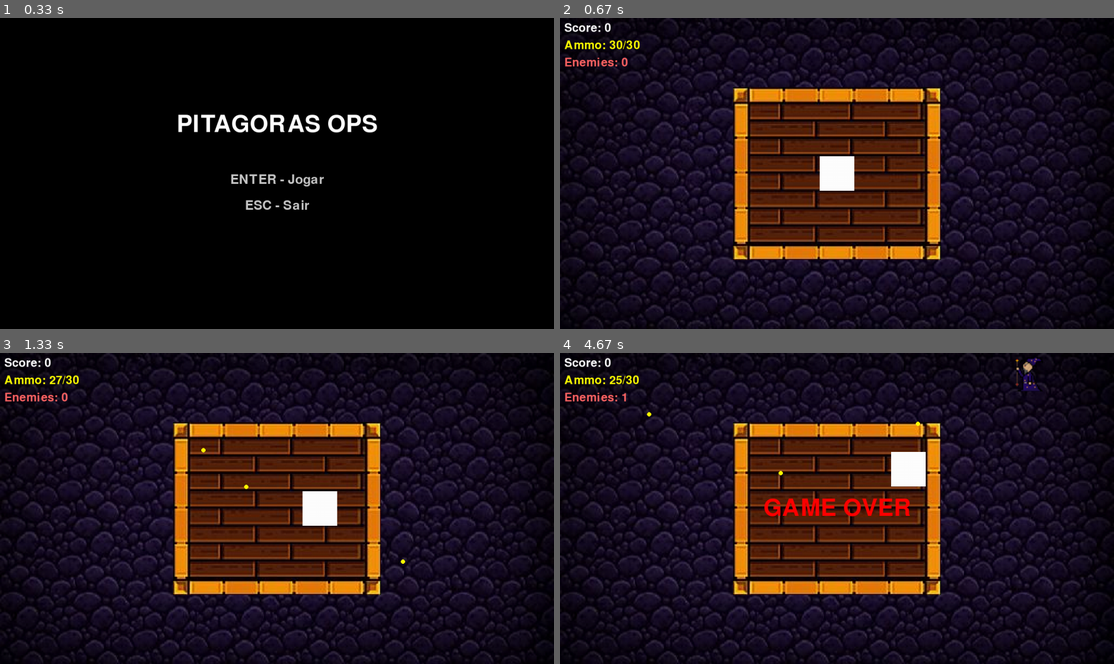
Above: before the commit, frames 1-4 (two rows, left to right).
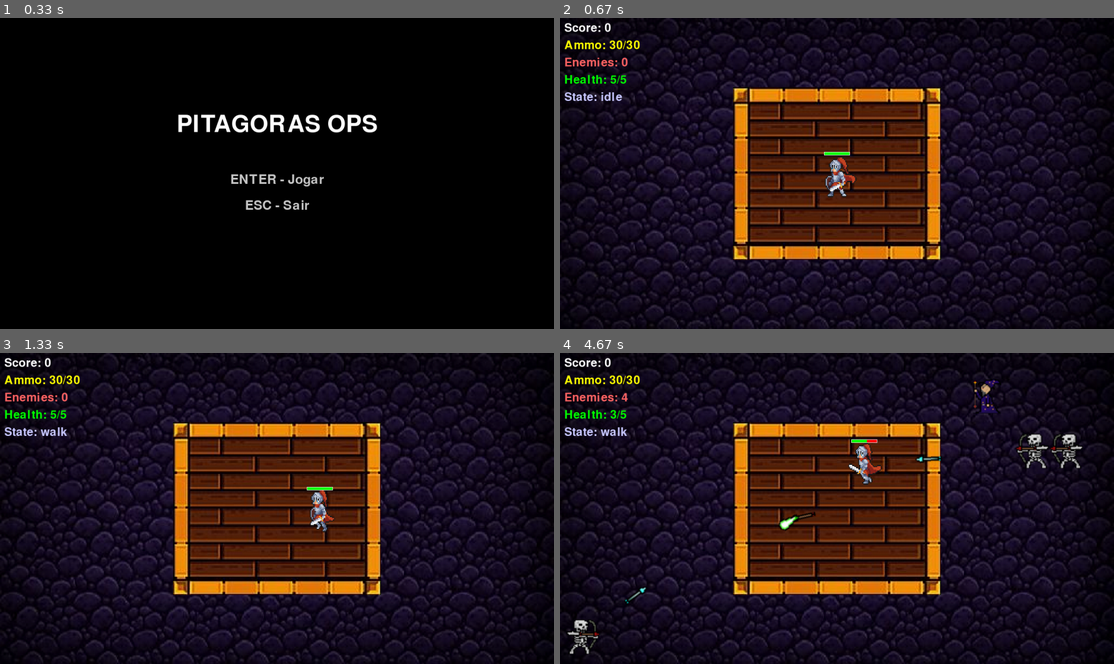
Above: after the commit, the same moments.

Repository: nicolassaez2004/pygamedesoft2026.1
Game: pygame game, started from main.py
Two runs of this game, one before a commit and one after it. Both use one fixed random seed, a clock stepped at 60 frames per second and the inputs below.
Inputs (mouse positions are in pixels of both pictures, inside the frame that each line leads up to):
- Up to frame 1 (0.33 s): no input
- Up to frame 2 (0.67 s): tap Enter at 0.33 s
- Up to frame 3 (1.33 s): press the mouse at (343, 536) at 0.7 s; move the mouse to (238, 464) at 0.8 s; release the mouse at (132, 393) at 0.93 s; hold D from 1 s (still down); click (260, 492) at 1.08 s
- Up to frame 4 (4.67 s): release D at 1.47 s; hold W 1.5-1.8 s; click (659, 449) at 1.58 s; hold D 1.83-2.3 s; click (914, 440) at 1.92 s; hold A 2.33-2.87 s; click (759, 393) at 2.42 s; hold S 2.9-3.2 s; click (842, 623) at 2.98 s; hold A 3.23-3.63 s; click (997, 440) at 3.32 s; hold W 3.67-4.03 s; click (787, 408) at 3.75 s; hold D from 4.07 s (still down); click (787, 536) at 4.15 s

Frame 1 is identical in both runs. In frame 2, 1.2% of the frame differs, in the area x 0-54%, y 18-58%; in frame 3, 1.3%; in frame 4, 3.9%, in the area x 0-95%, y 1-97%.

Commit message:
Adição de sprites para o jogador e funções para criar animação

Diff:
--- a/gameplay.py
+++ b/gameplay.py
@@ -1,6 +1,7 @@
 import pygame
 import enemy
 import projectile
+import player
 
 def inicializa(window_width=1280, window_height=720):
     bg = pygame.image.load('sprite/fundodepedra.jpg')
@@ -27,79 +28,29 @@
 
     return assets
 
-def desenha(window, assets):
-    window.fill((0, 0, 0))
-    window.blit(assets['bg'], (0, 0))
-    window.blit(assets['player'], (640, 360))
-
-def check_plataforma_collision(player_pos, player_radius, plataforma_x, plataforma_y, plataforma_width=480, plataforma_height=400):
-    """Verifica colisão com a plataforma e ajusta a posição do player"""
-    # Cria rect do player
-    player_rect = pygame.Rect(player_pos.x - player_radius, player_pos.y - player_radius, player_radius * 2, player_radius * 2)
-
-    # Define os 4 retângulos dos quadrados dos cantos (35x35 cada)
-    corner_size = 35
-    corner_rects = [
-        pygame.Rect(plataforma_x, plataforma_y, corner_size, corner_size),  # Top-left
-        pygame.Rect(plataforma_x + plataforma_width - corner_size, plataforma_y, corner_size, corner_size),  # Top-right
-        pygame.Rect(plataforma_x, plataforma_y + plataforma_height - corner_size, corner_size, corner_size),  # Bottom-left
-        pygame.Rect(plataforma_x + plataforma_width - corner_size, plataforma_y + plataforma_height - corner_size, corner_size, corner_size)  # Bottom-right
-    ]
-
-    # Verifica colisão com os 4 quadrados dos cantos
-    for corner_rect in corner_rects:
-        if player_rect.colliderect(corner_rect):
-            # Calcula a direção para afastar o player
-            corner_center_x = corner_rect.centerx
-            corner_center_y = corner_rect.centery
-
-            dx = player_pos.x - corner_center_x
-            dy = player_pos.y - corner_center_y
-            distance = (dx**2 + dy**2)**0.5
-
-            if distance > 0:
-                # Normaliza e afasta
-                dx_norm = dx / distance
-                dy_norm = dy / distance
-                player_pos.x = corner_center_x + dx_norm * (corner_size // 2 + player_radius + 5)
-                player_pos.y = corner_center_y + dy_norm * (corner_size // 2 + player_radius + 5)
-            else:
-                # Se estiver exatamente no centro, empurra para a direita
-                player_pos.x = corner_rect.right + player_radius + 5
-
-    # Bordas internas da plataforma (linhas vermelhas - com margem)
-    margin = 35  # Margem interna da plataforma
-    plat_left = plataforma_x + margin
-    plat_right = plataforma_x + plataforma_width - margin
-    plat_top = plataforma_y + margin
-    plat_bottom = plataforma_y + plataforma_height - margin
-
-    # Ajusta a posição do player para não ultrapassar as bordas internas
-    player_pos.x = max(plat_left + player_radius, min(player_pos.x, plat_right - player_radius))
-    player_pos.y = max(plat_top + player_radius, min(player_pos.y, plat_bottom - player_radius))
-
-    return player_pos
-
 def gameplay_loop(window, clock):
     # Carrega os assets
     assets = inicializa(window.get_width(), window.get_height())
 
-    player_pos = pygame.Vector2(
+    # Cria o jogador
+    player_obj = player.Player(
         window.get_width() / 2,
-        window.get_height() / 2
+        window.get_height() / 2,
+        window.get_width(),
+        window.get_height()
     )
-    player_radius = 40
-    player_speed = 300
 
     # Inicializa o gerenciador de inimigos
     enemy_manager = enemy.EnemyManager(window.get_width(), window.get_height())
 
-    # Inicializa o arco do player
-    bow = projectile.Bow(player_pos, max_ammo=30)
+    # Inicializa o arco do player (ataque direito - bola amarela)
+    bow_left = projectile.Bow(player_obj.pos, max_ammo=30)  # Bola amarela
 
     score = 0
-    game_over = False
     dt = 0
+    attack_cooldown_right = 0
+    attack_cooldown_duration = 0.3
+    current_melee_attack = None  # Ataque melee ativo
 
     while True:
         for event in pygame.event.get():
@@ -110,41 +61,47 @@
                 if event.key == pygame.K_ESCAPE:
                     return "leaderboard"
 
-        if not game_over:
-            # Movimento do player
-            keys = pygame.key.get_pressed()
+        # Atualiza o jogador
+        keys = pygame.key.get_pressed()
+        mouse_buttons = pygame.mouse.get_pressed()
+        player_obj.update(dt, keys, mouse_buttons)
 
-            if keys[pygame.K_w]:
-                player_pos.y -= player_speed * dt
-            if keys[pygame.K_s]:
-                player_pos.y += player_speed * dt
-            if keys[pygame.K_a]:
-                player_pos.x -= player_speed * dt
-            if keys[pygame.K_d]:
-                player_pos.x += player_speed * dt
-
-            # Mantém o player dentro da tela
-            player_pos.x = max(player_radius, min(player_pos.x, window.get_width() - player_radius))
-            player_pos.y = max(player_radius, min(player_pos.y, window.get_height() - player_radius))
-
+        if not player_obj.game_over:
             # Aplicar colisão com a plataforma
             plataforma_x = (window.get_width() - 480) // 2
             plataforma_y = (window.get_height() - 400) // 2
-            player_pos = check_plataforma_collision(player_pos, player_radius, plataforma_x, plataforma_y)
+            player_obj.check_plataforma_collision(plataforma_x, plataforma_y)
 
-            # Dispara em direção ao mouse
-            mouse_x, mouse_y = pygame.mouse.get_pos()
-            if pygame.mouse.get_pressed()[0]:  # Clique esquerdo
-                bow.shoot(mouse_x, mouse_y)
+            # Ataque esquerdo (melee - hitbox do ATTACK 1)
+            # Sempre verifica se há um ataque melee ativo
+            attack_melee = player_obj.get_melee_attack()
+            if attack_melee:
+                current_melee_attack = attack_melee
 
-            # Atualiza o arco
-            bow.update(dt, player_pos)
+            # Ataque direito (bola amarela - como o arco)
+            attack_cooldown_right -= dt
+            if mouse_buttons[2] and attack_cooldown_right <= 0:  # Botão direito
+                mouse_x, mouse_y = pygame.mouse.get_pos()
+                bow_left.shoot(mouse_x, mouse_y)
+                attack_cooldown_right = attack_cooldown_duration
 
-            # Atualiza inimigos
-            enemy_manager.update(dt, player_pos)
+            # Atualiza arco
+            bow_left.update(dt, player_obj.pos)
 
-            # Verifica colisão de projéteis com inimigos
-            hit_enemies = bow.check_collisions_with_enemies(enemy_manager.get_all_enemies())
+            # Atualiza inimigos (ISSO ESTAVA FALTANDO!)
+            enemy_manager.update(dt, player_obj.pos)
+
+            # Verifica colisão de ataque melee com inimigos
+            if current_melee_attack:
+                for enemy_obj in enemy_manager.get_all_enemies():
+                    if current_melee_attack.is_colliding_with_enemy(enemy_obj.pos, enemy_obj.radius):
+                        if enemy_obj.take_damage(current_melee_attack.damage):
+                            enemy_manager.remove_enemy(enemy_obj)
+                            score += 100
+                current_melee_attack = None  # Remove o ataque após checar colisão
+
+            # Verifica colisão de projéteis (ataque direito) com inimigos
+            hit_enemies = bow_left.check_collisions_with_enemies(enemy_manager.get_all_enemies())
             for proj, hit_enemy in hit_enemies:
                 if hit_enemy.take_damage(proj.damage):
                     enemy_manager.remove_enemy(hit_enemy)
@@ -153,9 +110,9 @@
             # Aumenta dificuldade conforme score
             enemy_manager.increase_difficulty(score)
 
-            # Verifica colisão com inimigos
-            if enemy_manager.check_collisions_with_player(player_pos, player_radius):
-                game_over = True
+            # Verifica colisão com inimigos (dano no jogador)
+            if enemy_manager.check_collisions_with_player(player_obj.pos, player_obj.radius):
+                player_obj.take_damage(1)
 
         # Desenha o jogo
         window.blit(assets['bg'], (0, 0))
@@ -166,11 +123,14 @@
         window.blit(assets['plataforma'], (plataforma_x, plataforma_y))
 
         # Desenha o player
-        player_rect = assets['player'].get_rect(center=(int(player_pos.x), int(player_pos.y)))
-        window.blit(assets['player'], player_rect)
+        player_obj.draw(window)
+
+        # Desenha o projétil de ataque melee (debug)
+        if current_melee_attack:
+            current_melee_attack.draw(window, debug=True)
 
         # Desenha os projéteis
-        bow.draw(window)
+        bow_left.draw(window)
 
         # Desenha os inimigos
         enemy_manager.draw(window)
@@ -178,15 +138,19 @@
         # Desenha HUD (Score e Munição)
         font_hud = pygame.font.SysFont(None, 40)
         score_text = font_hud.render(f"Score: {score}", True, (255, 255, 255))
-        ammo_text = font_hud.render(f"Ammo: {bow.ammo}/{bow.max_ammo}", True, (255, 255, 0))
+        ammo_text = font_hud.render(f"Ammo: {bow_left.ammo}/{bow_left.max_ammo}", True, (255, 255, 0))
         enemies_text = font_hud.render(f"Enemies: {len(enemy_manager.get_all_enemies())}", True, (255, 100, 100))
+        health_text = font_hud.render(f"Health: {player_obj.health}/{player_obj.max_health}", True, (0, 255, 0))
+        state_text = font_hud.render(f"State: {player_obj.state}", True, (200, 200, 255))
 
         window.blit(score_text, (10, 10))
         window.blit(ammo_text, (10, 50))
         window.blit(enemies_text, (10, 90))
+        window.blit(health_text, (10, 130))
+        window.blit(state_text, (10, 170))
 
         # Desenha status de game over
-        if game_over:
+        if player_obj.game_over:
             font_gameover = pygame.font.SysFont(None, 80)
             gameover_text = font_gameover.render("GAME OVER", True, (255, 0, 0))
             window.blit(gameover_text, (window.get_width() // 2 - gameover_text.get_width() // 2,
--- /dev/null
+++ b/player.py
@@ -0,0 +1,302 @@
+import pygame
+import math
+
+class Player:
+    """Classe que representa o jogador com animações de spritesheet"""
+
+    def __init__(self, x, y, window_width, window_height):
+        self.pos = pygame.Vector2(x, y)
+        self.window_width = window_width
+        self.window_height = window_height
+        self.radius = 41
+        self.speed = 300
+        self.max_health = 5
+        self.health = 5
+        self.game_over = False
+
+        # Estado da animação
+        self.state = "idle"  # idle, walk, attack, hurt, death
+        self.facing_direction = pygame.Vector2(1, 0)
+        self.animation_frame = 0
+        self.animation_timer = 0
+        self.animation_speed = 8  # frames por segundo (ataque mais rápido)
+
+        # Carregar spritesheets
+        self.spritesheets = {}
+        self.animation_frames = {}  # Armazena frames extraídos dos spritesheets
+        self._load_sprites()
+        self.current_sprite = self.animation_frames["idle"][0] if "idle" in self.animation_frames else None
+
+        # Dano temporário
+        self.hurt_timer = 0
+        self.hurt_duration = 0.3  # segundos
+
+        # Ataque melee
+        self.attack_timer = 0
+        self.attack_duration = 0.42  # Duração mais curta para ataque ficar ágil
+        self.melee_spawned = False  # Controle para gerar hitbox apenas no timing
+
+    def _load_sprites(self):
+        """Carrega todos os spritesheets do jogador"""
+        # Cada spritesheet tem uma quantidade diferente de frames
+        sprite_info = {
+            "idle": ("jogador/IDLE.png", 7, 96),      # 7 frames, 96px cada
+            "walk": ("jogador/WALK.png", 8, 96),      # 8 frames, 96px cada
+            "attack1": ("jogador/ATTACK 1.png", 6, 96),  # 6 frames, 96px cada
+            "hurt": ("jogador/HURT.png", 4, 96),      # 4 frames, 96px cada
+            "death": ("jogador/DEATH.png", 12, 96)     # 12 frames, 96px cada
+        }
+
+        try:
+            for state, (path, num_frames, frame_width) in sprite_info.items():
+                spritesheet = pygame.image.load(path)
+                self.spritesheets[state] = spritesheet
+
+                # Extrai frames do spritesheet
+                frames = []
+                sheet_height = spritesheet.get_height()
+
+                for i in range(num_frames):
+                    x = i * frame_width
+                    # Cria um subsurface (referência, não cópia)
+                    try:
+                        frame = spritesheet.subsurface(
+                            pygame.Rect(x, 0, frame_width, sheet_height)
+                        )
+                        # Faz uma cópia para garantir que funcione
+                        frame = frame.copy()
+                        # Redimensiona para tamanho apropriado (225x225 = 150×1.5)
+                        frame = pygame.transform.scale(frame, (225, 225))
+                        frames.append(frame)
+                    except ValueError as e:
+                        print(f"Erro ao extrair frame {i} de {state}: {e}")
+                        # Cria frame padrão
+                        dummy = pygame.Surface((225, 225))
+                        dummy.fill((0, 255, 0))
+                        frames.append(dummy)
+
+                self.animation_frames[state] = frames
+
+        except Exception as e:
+            print(f"Erro ao carregar sprites: {e}")
+            # Se não conseguir carregar, cria sprites padrão
+            dummy_surface = pygame.Surface((150, 150))
+            dummy_surface.fill((0, 255, 0))
+            sprite_info_keys = ["idle", "walk", "attack1", "hurt", "death"]
+            for state in sprite_info_keys:
+                self.animation_frames[state] = [dummy_surface]
+
+    def update(self, dt, keys, mouse_buttons):
+        """Atualiza o estado do jogador"""
+        if self.game_over:
+            self.state = "death"
+            return
+
+        # Atualiza timer de dano
+        if self.hurt_timer > 0:
+            self.hurt_timer -= dt
+
+        # Atualiza timer de ataque
+        if self.attack_timer > 0:
+            self.attack_timer -= dt
+
+        # Movimento (pode acontecer em qualquer momento, até durante dano)
+        is_moving = False
+        if keys[pygame.K_w]:
+            self.pos.y -= self.speed * dt
+            is_moving = True
+        if keys[pygame.K_s]:
+            self.pos.y += self.speed * dt
+            is_moving = True
+        if keys[pygame.K_a]:
+            self.pos.x -= self.speed * dt
+            is_moving = True
+        if keys[pygame.K_d]:
+            self.pos.x += self.speed * dt
+            is_moving = True
+
+        # Verifica ataque esquerdo - inicia o ataque
+        if mouse_buttons[0]:  # Botão esquerdo
+            self.trigger_attack()
+
+        # Determina o estado de animação (ordem de prioridade)
+        # 1. Ataque tem prioridade máxima (usa spritesheet "attack1")
+        if self.attack_timer > 0:
+            self.state = "attack1"
+        # 2. Dano (mas pode andar)
+        elif self.hurt_timer > 0:
+            self.state = "hurt"
+        # 3. Movimento
+        elif is_moving:
+            self.state = "walk"
+        # 4. Idle padrão
+        else:
+            self.state = "idle"
+
+        # Atualiza direção para o mouse
+        mouse_x, mouse_y = pygame.mouse.get_pos()
+        direction = pygame.Vector2(mouse_x - self.pos.x, mouse_y - self.pos.y)
+        if direction.length() > 0:
+            self.facing_direction = direction.normalize()
+
+        # Atualiza animação
+        self.animation_timer += dt
+        frame_duration = 1.0 / self.animation_speed
+
+        if self.animation_timer >= frame_duration:
+            self.animation_timer = 0
+            self.animation_frame += 1
+
+            # Reseta para o primeiro frame se chegou ao final
+            if self.state in self.animation_frames:
+                total_frames = len(self.animation_frames[self.state])
+                if self.animation_frame >= total_frames:
+                    self.animation_frame = 0
+
+        # Obtém o sprite atual baseado no estado e frame
+        if self.state in self.animation_frames:
+            frame_idx = min(self.animation_frame, len(self.animation_frames[self.state]) - 1)
+            self.current_sprite = self.animation_frames[self.state][frame_idx]
+
+        # Mantém o player dentro da tela
+        self.pos.x = max(self.radius, min(self.pos.x, self.window_width - self.radius))
+        self.pos.y = max(self.radius, min(self.pos.y, self.window_height - self.radius))
+
+    def check_plataforma_collision(self, plataforma_x, plataforma_y, plataforma_width=480, plataforma_height=400):
+        """Verifica colisão com a plataforma"""
+        player_rect = pygame.Rect(self.pos.x - self.radius, self.pos.y - self.radius, self.radius * 2, self.radius * 2)
+
+        # Define os 4 retângulos dos quadrados dos cantos
+        corner_size = 35
+        corner_rects = [
+            pygame.Rect(plataforma_x, plataforma_y, corner_size, corner_size),
+            pygame.Rect(plataforma_x + plataforma_width - corner_size, plataforma_y, corner_size, corner_size),
+            pygame.Rect(plataforma_x, plataforma_y + plataforma_height - corner_size, corner_size, corner_size),
+            pygame.Rect(plataforma_x + plataforma_width - corner_size, plataforma_y + plataforma_height - corner_size, corner_size, corner_size)
+        ]
+
+        # Verifica colisão com os 4 quadrados dos cantos
+        for corner_rect in corner_rects:
+            if player_rect.colliderect(corner_rect):
+                corner_center_x = corner_rect.centerx
+                corner_center_y = corner_rect.centery
+
+                dx = self.pos.x - corner_center_x
+                dy = self.pos.y - corner_center_y
+                distance = (dx**2 + dy**2)**0.5
+
+                if distance > 0:
+                    dx_norm = dx / distance
+                    dy_norm = dy / distance
+                    self.pos.x = corner_center_x + dx_norm * (corner_size // 2 + self.radius + 5)
+                    self.pos.y = corner_center_y + dy_norm * (corner_size // 2 + self.radius + 5)
+                else:
+                    self.pos.x = corner_rect.right + self.radius + 5
+
+        # Bordas internas da plataforma
+        margin = 35
+        plat_left = plataforma_x + margin
+        plat_right = plataforma_x + plataforma_width - margin
+        plat_top = plataforma_y + margin
+        plat_bottom = plataforma_y + plataforma_height - margin
+
+        self.pos.x = max(plat_left + self.radius, min(self.pos.x, plat_right - self.radius))
+        self.pos.y = max(plat_top + self.radius, min(self.pos.y, plat_bottom - self.radius))
+
+    def take_damage(self, damage=1):
+        """O jogador recebe dano"""
+        if not self.game_over:
+            self.health -= damage
+            self.hurt_timer = self.hurt_duration
+            if self.health <= 0:
+                self.game_over = True
+                self.health = 0
+
+    def trigger_attack(self):
+        """Inicia o ataque melee"""
+        if self.attack_timer <= 0:  # Só permite novo ataque se não estiver em ataque
+            self.attack_timer = self.attack_duration
+            self.animation_frame = 0  # Reinicia a animação
+            self.melee_spawned = False
+            return True
+        return False
+
+    def get_melee_attack(self):
+        """Retorna um ataque melee se estiver ativo (apenas uma vez por ataque)"""
+        # Cria o ataque apenas quando o timer está ativo
+        if self.attack_timer > 0:
+            # attack_timer começa em attack_duration e diminui
+            elapsed_time = self.attack_duration - self.attack_timer
+            # A animação attack1 tem 6 frames; últimos 3 frames são a segunda metade
+            damage_start = 0.5 * self.attack_duration  # a partir do frame 3 (de 6)
+            if not self.melee_spawned and elapsed_time >= damage_start:
+                self.melee_spawned = True
+                return MeleeAttack(self.pos, self.facing_direction, damage=2)
+        return None
+
+    def draw(self, window):
+        """Desenha o jogador"""
+        if self.current_sprite is None:
+            return
+
+        # Inverte sprite se estiver olhando para esquerda
+        sprite_to_draw = self.current_sprite
+        if self.facing_direction.x < 0:
+            sprite_to_draw = pygame.transform.flip(self.current_sprite, True, False)
+
+        player_rect = sprite_to_draw.get_rect(center=(int(self.pos.x), int(self.pos.y)))
+        window.blit(sprite_to_draw, player_rect)
+
+        # Desenha barra de vida
+        bar_width = 60
+        bar_height = 8
+        bar_x = int(self.pos.x) - bar_width // 2
+        bar_y = int(self.pos.y) - 50
+
+        # Fundo da barra (vermelho)
+        pygame.draw.rect(window, (255, 0, 0), (bar_x, bar_y, bar_width, bar_height))
+
+
+        # Barra de vida (verde)
+        health_percentage = max(0, self.health / self.max_health)
+        pygame.draw.rect(window, (0, 255, 0), (bar_x, bar_y, bar_width * health_percentage, bar_height))
+
+        # Borda da barra
+        pygame.draw.rect(window, (255, 255, 255), (bar_x, bar_y, bar_width, bar_height), 1)
+
+
+class MeleeAttack:
+    """Representa o ataque melee do jogador (hitbox do ATTACK 1)"""
+
+    def __init__(self, player_pos, facing_direction, damage=2):
+        self.player_pos = pygame.Vector2(player_pos)
+        self.facing_direction = facing_direction.normalize() if facing_direction.length() > 0 else pygame.Vector2(1, 0)
+        self.damage = damage
+
+        # Tamanho da hitbox
+        self.width = 70
+        self.height = 60
+
+        # Posição da hitbox (à frente do jogador)
+        offset_distance = 100
+        self.pos = self.player_pos + self.facing_direction * offset_distance
+
+    def get_rect(self):
+        """Retorna o rect da hitbox"""
+        return pygame.Rect(
+            self.pos.x - self.width // 2,
+            self.pos.y - self.height // 2,
+            self.width,
+            self.height
+        )
+
+    def is_colliding_with_enemy(self, enemy_pos, enemy_radius):
+        """Verifica colisão com um inimigo"""
+        distance = self.pos.distance_to(enemy_pos)
+        return distance < (self.width // 2 + enemy_radius)
+
+    def draw(self, window, debug=False):
+        """Desenha a hitbox (apenas para debug)"""
+        if debug:
+            rect = self.get_rect()
+            pygame.draw.rect(window, (255, 0, 0), rect, 2)
Binary file added: jogador/ATTACK 1.png
Binary file added: jogador/DEATH.png
Binary file added: jogador/HURT.png
Binary file added: jogador/IDLE.png
Binary file added: jogador/WALK.png
